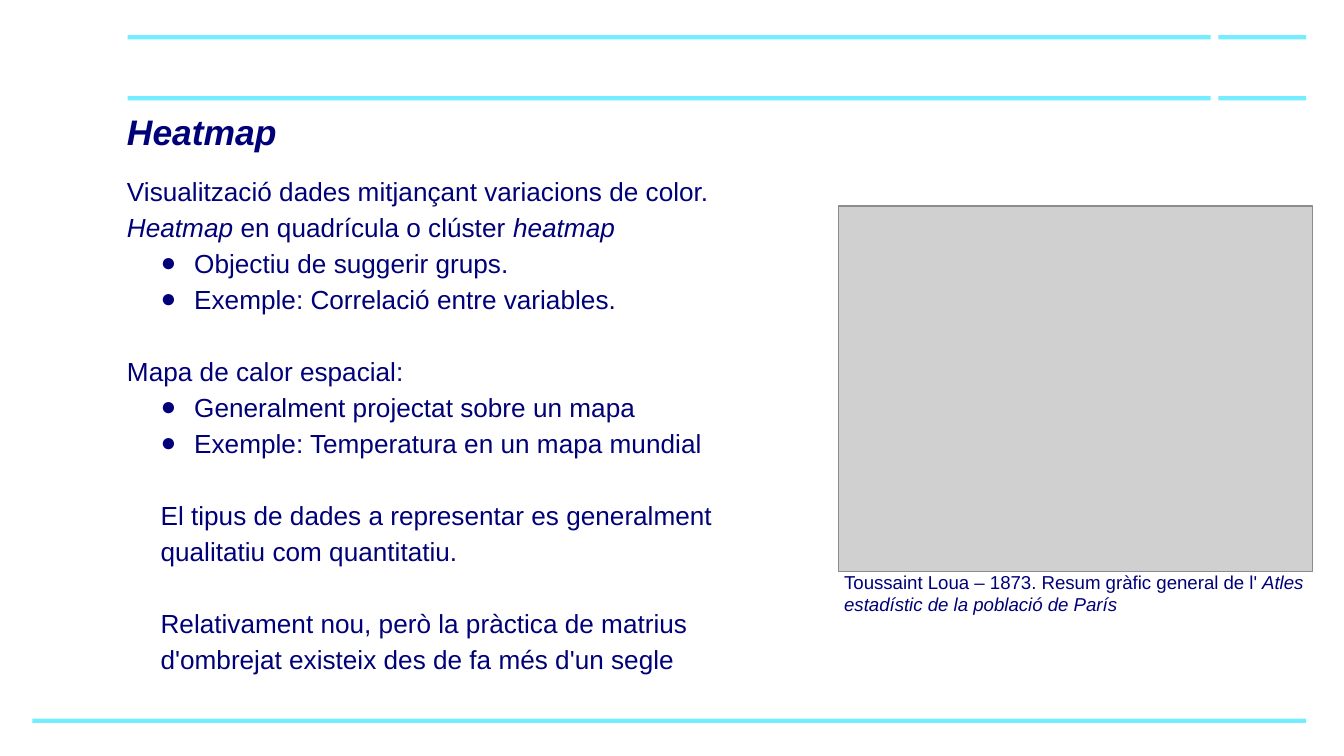
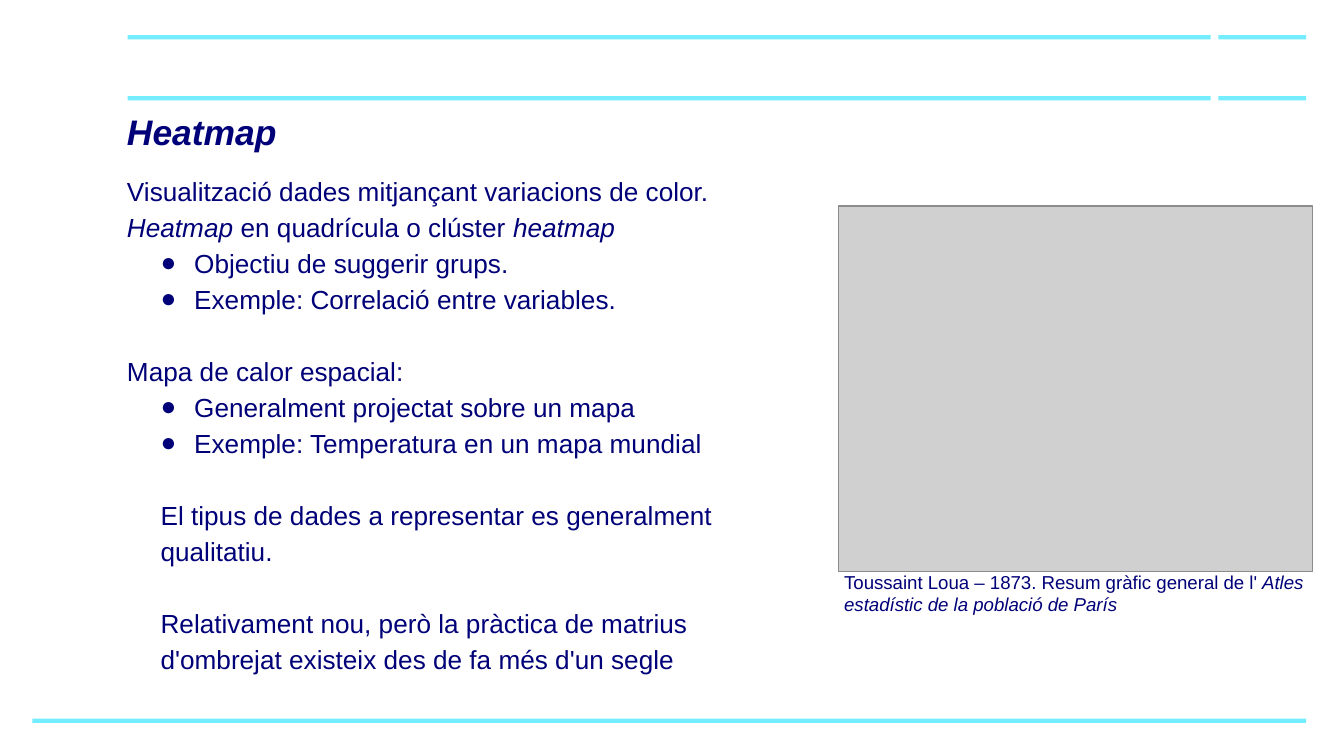
Before and after one commit to jorditormo/visualitzacioPAC2, a slide deck: slide 4 of 1. PAC 2.pptx. Drawn at 1344x756 pixels with LibreOffice and Linux fonts; fonts in the diff are those of the drawing; grey boxes stand for pictures; background and template pictures are left out. Boxes give left, top, right and bottom in pixels: in the first picture for what was removed or moved away, otherwise in the second. Text is boxed around its words. In the diff, an @@ line names an element or a change of style, - is before the commit and + after.

```diff
--- a/1. PAC 2.pptx
+++ b/1. PAC 2.pptx
@@ text at (x1=161, y1=506, x2=711, y2=567): text changed @@
-El tipus de dades a representar es generalment qualitatiu com quantitatiu.
+El tipus de dades a representar es generalment qualitatiu.
```
Also in this commit, not shown: 1 other slide changed.
